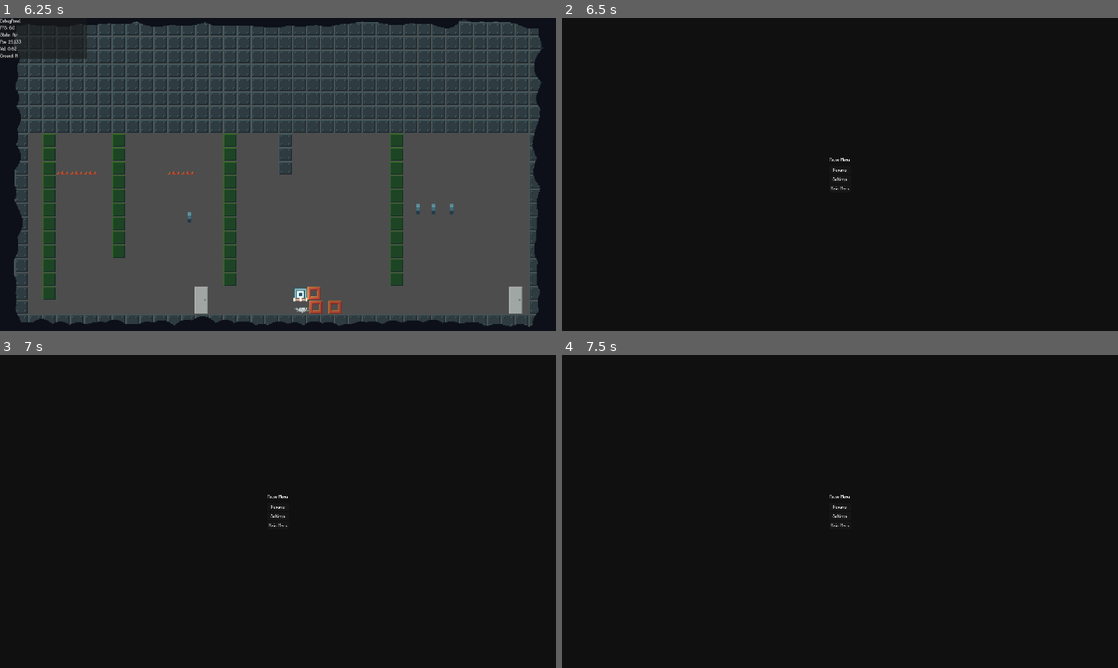
Above: before the commit, frames 1-4 (two rows, left to right).
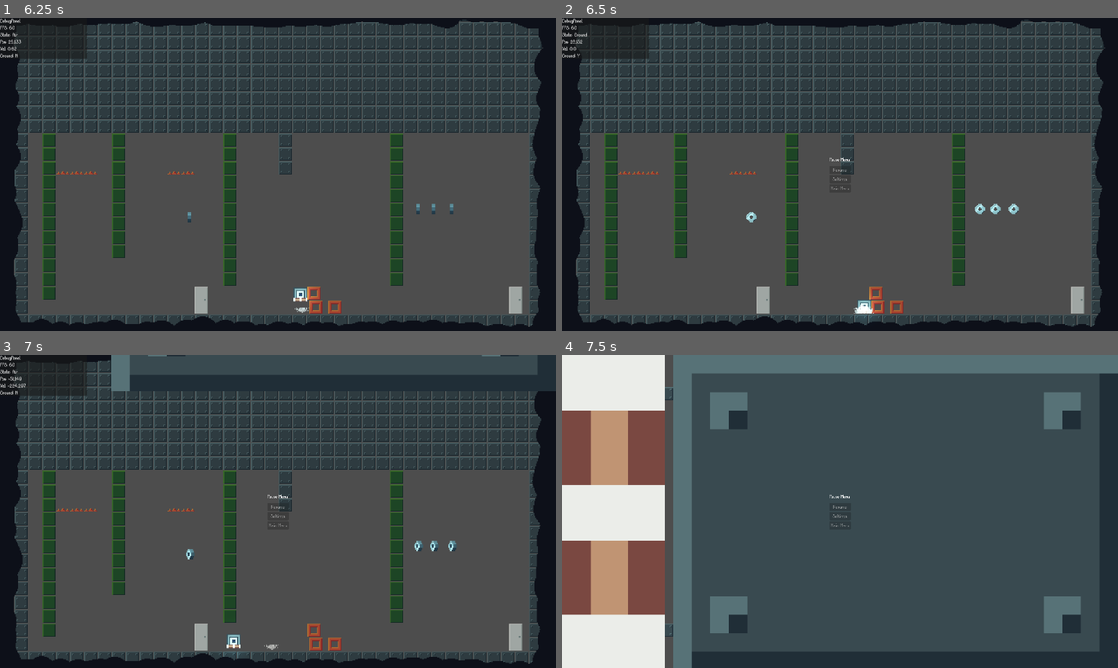
Above: after the commit, the same moments.

Repository: LeZellus/pistonprecision
Game: Godot game, scene res://scenes/worlds/MainScene.tscn
Two runs of this game, one before a commit and one after it. Both use one fixed random seed, a clock stepped at 60 frames per second and the inputs below.
Inputs:
- Up to frame 1 (6.25 s): click "Settings" at 0.5 s; click "Back" at 1.25 s; click "Play" at 2 s; tap Enter at 2.75 s; hold D (move_right) 2.78-4.28 s; tap Space (jump) at 3.02, 3.77, 5.27, 6.02 s; hold A (move_left) 4.28-5.03 s; hold D (move_right) from 5.03 s (still down)
- Up to frame 2 (6.5 s): keep holding D (move_right); tap Escape (ui_cancel) at 6.4 s
- Up to frame 3 (7 s): release D (move_right) at 6.53 s; hold A (move_left) from 6.53 s (still down); tap Space (jump) at 6.77 s
- Up to frame 4 (7.5 s): release A (move_left) at 7.28 s; hold D (move_right) from 7.28 s (still down)

Frame 1 is identical in both runs. In frame 2, 89% of the frame differs, in the area x 0-98%, y 0-99%; in frame 3, 91%; in frame 4, 100%, in the area x 0-100%, y 0-100%.

Commit message:
pause menu improve

Diff:
--- a/project.godot
+++ b/project.godot
@@ -25,6 +25,7 @@
 DebugManager="*res://scripts/managers/game/DebugManager.gd"
 SceneManager="*res://scripts/managers/scene/SceneManager.gd"
 DeathTransitionManager="*res://scripts/ui/transitions/DeathTransitionManager.gd"
+PauseTransitionManager="*res://scripts/ui/transitions/PauseTransitionManager.gd"
 SpawnManager="*res://scripts/managers/scene/SpawnManager.gd"
 
 [display]
--- a/scenes/ui/PauseMenu.tscn
+++ b/scenes/ui/PauseMenu.tscn
@@ -11,15 +11,6 @@
 grow_horizontal = 2
 grow_vertical = 2
 script = ExtResource("1_bf1wq")
-
-[node name="ColorRect" type="ColorRect" parent="."]
-layout_mode = 1
-anchors_preset = 15
-anchor_right = 1.0
-anchor_bottom = 1.0
-grow_horizontal = 2
-grow_vertical = 2
-color = Color(0.0646965, 0.0646965, 0.0646965, 1)
 
 [node name="CenterContainer" type="CenterContainer" parent="."]
 layout_mode = 1
--- /dev/null
+++ b/scenes/ui/PauseTransitionManager.tscn
@@ -0,0 +1,13 @@
+[gd_scene load_steps=3 format=3 uid="uid://cus8ukj2p1vbb"]
+
+[ext_resource type="Texture2D" uid="uid://dinlvrewn057d" path="res://assets/sprites/transition/rock.png" id="1_phil5"]
+[ext_resource type="Texture2D" uid="uid://3qi11v6ifgy0" path="res://assets/sprites/transition/piston.png" id="2_iimoa"]
+
+[node name="CanvasLayer" type="CanvasLayer"]
+
+[node name="RockSprite" type="Sprite2D" parent="."]
+texture = ExtResource("1_phil5")
+
+[node name="PistonSprite" type="Sprite2D" parent="."]
+texture = ExtResource("2_iimoa")
+flip_h = true
--- a/scripts/ui/menus/PauseMenu.gd
+++ b/scripts/ui/menus/PauseMenu.gd
@@ -1,3 +1,4 @@
+# scripts/ui/menus/PauseMenu.gd - VERSION AVEC TRANSITION
 extends Control
 
 signal resume_requested
@@ -8,33 +9,117 @@
 @onready var settings_button: Button = $CenterContainer/VBoxContainer/SettingsButton
 @onready var menu_button: Button = $CenterContainer/VBoxContainer/MenuButton
 
+# === TRANSITION SYSTEM ===
+var pause_transition_manager: Node
+var is_transitioning: bool = false
+
 func _ready():
 	# Connecter les boutons
 	resume_button.pressed.connect(_on_resume_pressed)
 	settings_button.pressed.connect(_on_settings_pressed)
 	menu_button.pressed.connect(_on_menu_pressed)
 
+	# Récupérer le transition manager
+	pause_transition_manager = get_node_or_null("/root/PauseTransitionManager")
+	if pause_transition_manager:
+		pause_transition_manager.pause_animation_complete.connect(_on_pause_transition_complete)
+		pause_transition_manager.resume_animation_complete.connect(_on_resume_transition_complete)
+	else:
+		print("⚠️ PauseTransitionManager introuvable")
+
 func _input(event):
-	# Échap pour fermer la pause
-	if event.is_action_pressed("ui_cancel") and visible:
+	# Échap pour fermer la pause SEULEMENT si pas en transition
+	if event.is_action_pressed("ui_cancel") and visible and not is_transitioning:
 		_on_resume_pressed()
 
 func _on_resume_pressed():
-	print("Reprendre le jeu")
-	resume_requested.emit()
+	if is_transitioning:
+		return
+
+	print("Reprendre le jeu avec transition")
+	_start_resume_transition()
 
 func _on_settings_pressed():
+	if is_transitioning:
+		return
+
 	print("Paramètres depuis la pause")
 	settings_requested.emit()
 
 func _on_menu_pressed():
+	if is_transitioning:
+		return
+
 	print("Retour au menu principal")
 	menu_requested.emit()
 
+# === NOUVELLES MÉTHODES AVEC TRANSITION ===
 func show_pause():
+	"""Affiche le menu pause avec transition"""
+	if is_transitioning:
+		return
+
 	visible = true
+	_disable_buttons()  # Désactiver pendant la transition
+
+	# Démarrer la transition
+	if pause_transition_manager:
+		is_transitioning = true
+		pause_transition_manager.start_pause_transition()
+	else:
+		# Fallback sans transition
+		_complete_pause_show()
+
+func _start_resume_transition():
+	"""Démarre l'animation de reprise"""
+	if not pause_transition_manager:
+		hide_pause()
+		return
+
+	_disable_buttons()
+	is_transitioning = true
+	pause_transition_manager.start_resume_transition()
+
+func _on_pause_transition_complete():
+	"""Appelé quand l'animation de pause est terminée"""
+	print("✅ Animation pause terminée - menu actif")
+	is_transitioning = false
+	_complete_pause_show()
+
+func _on_resume_transition_complete():
+	"""Appelé quand l'animation de reprise est terminée"""
+	print("✅ Animation reprise terminée")
+	is_transitioning = false
+	hide_pause()
+
+func _complete_pause_show():
+	"""Termine l'affichage du menu pause"""
+	_enable_buttons()
 	get_tree().paused = true
 
 func hide_pause():
+	"""Cache le menu pause"""
 	visible = false
 	get_tree().paused = false
+	resume_requested.emit()
+
+# === GESTION DES BOUTONS ===
+func _disable_buttons():
+	"""Désactive tous les boutons pendant les transitions"""
+	resume_button.disabled = true
+	settings_button.disabled = true
+	menu_button.disabled = true
+
+func _enable_buttons():
+	"""Réactive tous les boutons"""
+	resume_button.disabled = false
+	settings_button.disabled = false
+	menu_button.disabled = false
+
+# === DEBUG ===
+func get_transition_state() -> Dictionary:
+	return {
+		"is_transitioning": is_transitioning,
+		"menu_visible": visible,
+		"manager_exists": pause_transition_manager != null
+	}
--- /dev/null
+++ b/scripts/ui/transitions/PauseTransitionManager.gd
@@ -0,0 +1,193 @@
+# scripts/ui/transitions/PauseTransitionManager.gd
+extends Node
+
+# === RÉFÉRENCES AUX SPRITES ===
+var rock_sprite: Sprite2D
+var piston_sprite: Sprite2D
+var canvas_layer: CanvasLayer
+
+# === ANIMATION STATE ===
+var current_tween: Tween
+var is_paused: bool = false
+var is_animating: bool = false
+
+# === SIGNALS ===
+signal pause_animation_complete
+signal resume_animation_complete
+
+# === CONSTANTS (IDENTIQUES À DEATH TRANSITION) ===
+const SCREEN_WIDTH = 1920
+const SCREEN_HEIGHT = 1080
+const PISTON_HEAD_WIDTH = 384
+const PISTON_TOTAL_WIDTH = 1080
+const PISTON_HEAD_CENTER_OFFSET = 192
+const ROCK_SIZE = Vector2(1536, 1080)
+const PISTON_SIZE = Vector2(1080, 1080)
+
+# === TIMING (IDENTIQUE À DEATH TRANSITION) ===
+const ROCK_FALL_TIME = 1.0
+const PISTON_DELAY = 0.5
+const PISTON_SLIDE_TIME = 1.0
+const CRUSH_DELAY = 0.5
+
+func _ready():
+	name = "PauseTransitionManager"
+	process_mode = Node.PROCESS_MODE_ALWAYS
+
+	var ui_scene = preload("res://scenes/ui/PauseTransitionManager.tscn")
+	canvas_layer = ui_scene.instantiate()
+	add_child(canvas_layer)
+
+	_setup_sprite_references()
+	call_deferred("_init_sprites")
+
+func _setup_sprite_references():
+	rock_sprite = canvas_layer.get_node("RockSprite")
+	piston_sprite = canvas_layer.get_node("PistonSprite")
+
+func _init_sprites():
+	if not rock_sprite or not piston_sprite:
+		push_error("PauseTransitionManager: Sprites manquants!")
+		return
+
+	# POSITIONS INVERSÉES par rapport à death transition
+	# Rocher : tombe à DROITE de l'écran
+	rock_sprite.position = Vector2(SCREEN_WIDTH - (ROCK_SIZE.x / 2), -ROCK_SIZE.y / 2)
+	rock_sprite.visible = false
+
+	# Piston : arrive de la GAUCHE
+	piston_sprite.position = Vector2(-PISTON_TOTAL_WIDTH, SCREEN_HEIGHT / 2)
+	piston_sprite.visible = false
+
+# === ANIMATION PAUSE (COMME DEATH MAIS SANS CRUSH) ===
+func start_pause_transition():
+	"""Rocher tombe à droite, piston arrive de gauche - S'ARRÊTE en position"""
+	if is_animating:
+		return
+
+	print("🎬 Démarrage transition pause")
+	is_animating = true
+	_cleanup_previous_transition()
+
+	_setup_sprites_for_pause()
+	_animate_pause_fall()
+
+func _setup_sprites_for_pause():
+	rock_sprite.visible = true
+	rock_sprite.position.x = SCREEN_WIDTH - (ROCK_SIZE.x / 2)  # À droite
+	rock_sprite.position.y = -ROCK_SIZE.y / 2  # En haut
+
+	piston_sprite.visible = true
+	piston_sprite.position.x = -PISTON_TOTAL_WIDTH  # À gauche hors écran
+
+func _animate_pause_fall():
+	"""Identique à death transition : rocher tombe, piston arrive"""
+	current_tween = create_tween()
+
+	# PHASE 1: Rocher tombe (identique à death)
+	var final_rock_y = SCREEN_HEIGHT / 2
+	current_tween.tween_property(rock_sprite, "position:y", final_rock_y, ROCK_FALL_TIME)\
+		.set_ease(Tween.EASE_IN).set_trans(Tween.TRANS_QUART)
+	current_tween.tween_callback(func(): AudioManager.play_sfx("ui/transition/impact", 0.8))
+
+	# PHASE 2: Piston arrive en parallèle (après délai)
+	get_tree().create_timer(PISTON_DELAY).timeout.connect(_animate_piston_arrival)
+
+	# FIN: S'arrête ici (pas de crush)
+	var total_time = ROCK_FALL_TIME + PISTON_SLIDE_TIME + PISTON_DELAY
+	get_tree().create_timer(total_time).timeout.connect(_on_pause_sequence_complete)
+
+func _animate_piston_arrival():
+	"""Piston arrive de gauche et se positionne"""
+	var final_piston_x = _calculate_piston_position_left()
+
+	var piston_tween = create_tween()
+	piston_tween.tween_property(piston_sprite, "position:x", final_piston_x, PISTON_SLIDE_TIME)\
+		.set_ease(Tween.EASE_OUT).set_trans(Tween.TRANS_QUART)
+
+func _calculate_piston_position_left() -> float:
+	"""Position du piston À GAUCHE du rocher (inverse de death)"""
+	var rock_x = SCREEN_WIDTH - (ROCK_SIZE.x / 2)
+	var rock_left_edge = rock_x - (ROCK_SIZE.x / 2)
+	var head_center_x = rock_left_edge - (PISTON_HEAD_WIDTH / 2)
+	var sprite_center_offset = (PISTON_TOTAL_WIDTH / 2) - PISTON_HEAD_CENTER_OFFSET
+	return head_center_x - sprite_center_offset
+
+func _on_pause_sequence_complete():
+	"""Pause établie - éléments en position"""
+	is_animating = false
+	is_paused = true
+	print("✅ Transition pause terminée - éléments en place")
+	pause_animation_complete.emit()
+
+# === ANIMATION RESUME (AVEC CRUSH COMME DEATH) ===
+func start_resume_transition():
+	"""Animation de crush identique à death transition"""
+	if is_animating or not is_paused:
+		return
+
+	print("🎬 Démarrage transition reprise")
+	is_animating = true
+	_cleanup_previous_transition()
+
+	_animate_crush_sequence()
+
+func _animate_crush_sequence():
+	"""IDENTIQUE à death transition : recul -> frappe -> éjection"""
+	var crush_tween = create_tween()
+	var current_piston_x = piston_sprite.position.x
+	var recoil_position = current_piston_x - 100  # Recul vers la gauche
+	var final_exit_piston = -PISTON_SIZE.x  # Sort par la gauche
+	var final_exit_rock = SCREEN_WIDTH + ROCK_SIZE.x  # Sort par la droite
+
+	# PHASE 1: Recul de préparation
+	crush_tween.tween_property(piston_sprite, "position:x", recoil_position, 0.3)\
+		.set_ease(Tween.EASE_OUT).set_trans(Tween.TRANS_BACK)
+
+	# PHASE 2: Frappe + son
+	crush_tween.tween_callback(func(): AudioManager.play_sfx("ui/transition/smash", 0.8))
+	crush_tween.tween_property(piston_sprite, "position:x", current_piston_x, 0.15)\
+		.set_ease(Tween.EASE_IN).set_trans(Tween.TRANS_QUART)
+
+	# PHASE 3: Pause
+	crush_tween.tween_interval(0.4)
+
+	# PHASE 4: Éjection rocher vers la droite
+	crush_tween.tween_property(rock_sprite, "position:x", final_exit_rock, 0.8)\
+		.set_ease(Tween.EASE_OUT).set_trans(Tween.TRANS_QUART)
+	# Rebond vertical
+	crush_tween.parallel().tween_property(rock_sprite, "position:y", SCREEN_HEIGHT / 2 - 50, 0.4)\
+		.set_ease(Tween.EASE_OUT).set_trans(Tween.TRANS_QUAD)
+	crush_tween.parallel().tween_property(rock_sprite, "position:y", SCREEN_HEIGHT / 2 + 20, 0.4)\
+		.set_ease(Tween.EASE_IN).set_trans(Tween.TRANS_QUAD)
+
+	# PHASE 5: Piston repart vers la gauche
+	crush_tween.parallel().tween_property(piston_sprite, "position:x", final_exit_piston, 0.6)\
+		.set_ease(Tween.EASE_IN).set_trans(Tween.TRANS_QUART)
+
+	crush_tween.tween_callback(_on_resume_sequence_complete)
+
+func _on_resume_sequence_complete():
+	"""Resume terminé"""
+	_hide_all_sprites()
+	is_animating = false
+	is_paused = false
+	print("✅ Transition reprise terminée")
+	resume_animation_complete.emit()
+
+func _cleanup_previous_transition():
+	if current_tween and current_tween.is_valid():
+		current_tween.kill()
+
+func _hide_all_sprites():
+	if rock_sprite:
+		rock_sprite.visible = false
+	if piston_sprite:
+		piston_sprite.visible = false
+
+# === API PUBLIQUE ===
+func is_pause_active() -> bool:
+	return is_paused
+
+func is_transition_active() -> bool:
+	return is_animating
